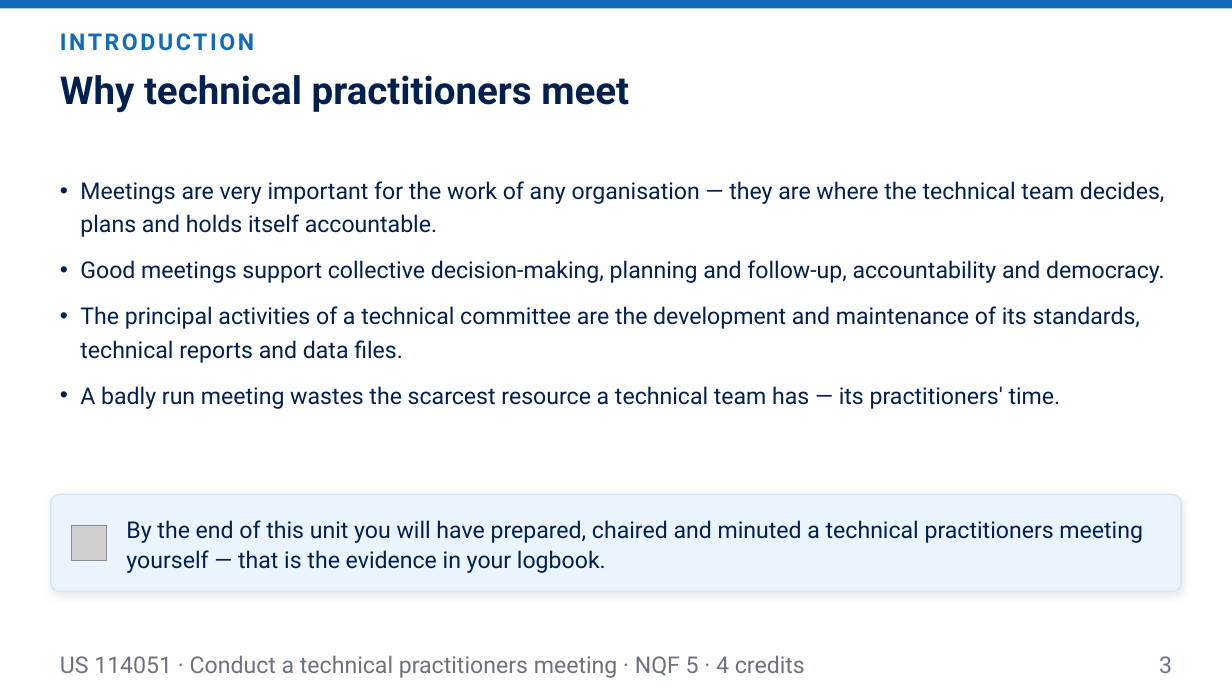
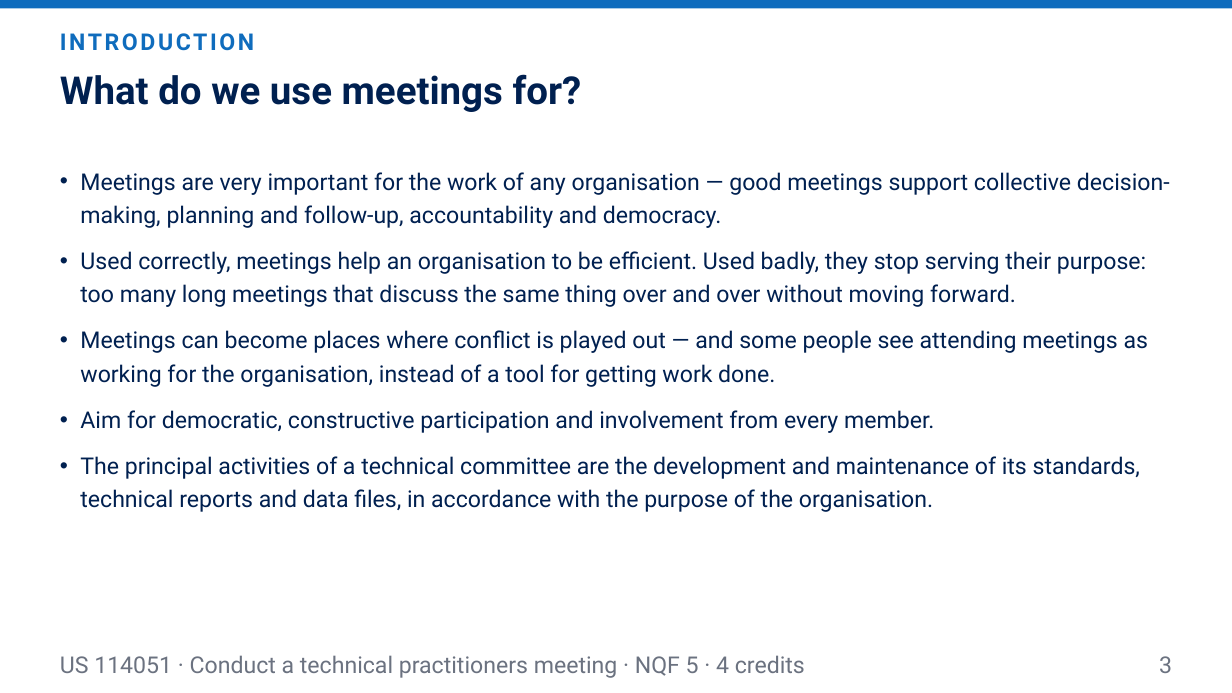
Before and after one commit to andrekyle/ITsystemsupport, a slide deck: slide 3 of public/downloads/US-114051-L1-Knowledge-of-Meetings.pptx. Drawn at 1232x693 pixels with LibreOffice and Linux fonts; fonts in the diff are those of the drawing; grey boxes stand for pictures. Boxes give left, top, right and bottom in pixels: in the first picture for what was removed or moved away, otherwise in the second. Text is boxed around its words. In the diff, an @@ line names an element or a change of style, - is before the commit and + after.

```diff
--- a/public/downloads/US-114051-L1-Knowledge-of-Meetings.pptx
+++ b/public/downloads/US-114051-L1-Knowledge-of-Meetings.pptx
@@ text at [60,74,582,112]: text changed @@
-Why technical practitioners meet
+What do we use meetings for?
@@ text at [80,172,1170,512]: text changed @@
-• Meetings are very important for the work of any organisation — they are where the technical team decides, plans and holds itself accountable.
-• Good meetings support collective decision-making, planning and follow-up, accountability and democracy.
-• The principal activities of a technical committee are the development and maintenance of its standards, technical reports and data files.
-• A badly run meeting wastes the scarcest resource a technical team has — its practitioners' time.
+• Meetings are very important for the work of any organisation — good meetings support collective decision-making, planning and follow-up, accountability and democracy.
+• Used correctly, meetings help an organisation to be efficient. Used badly, they stop serving their purpose: too many long meetings that discuss the same thing over and over without moving forward.
+• Meetings can become places where conflict is played out — and some people see attending meetings as working for the organisation, instead of a tool for getting work done.
+• Aim for democratic, constructive participation and involvement from every member.
+• The principal activities of a technical committee are the development and maintenance of its standards, technical reports and data files, in accordance with the purpose of the organisation.
@@ rounded rectangle removed at [51,494,1181,592] @@
@@ picture removed at [71,525,106,560] @@
@@ text removed at [126,520,1143,573] @@
-By the end of this unit you will have prepared, chaired and minuted a technical practitioners meeting yourself — that is the evidence in your logbook.
```
Also in this commit, not shown: 9 other slides changed, 6 slides added, 10 other files.
